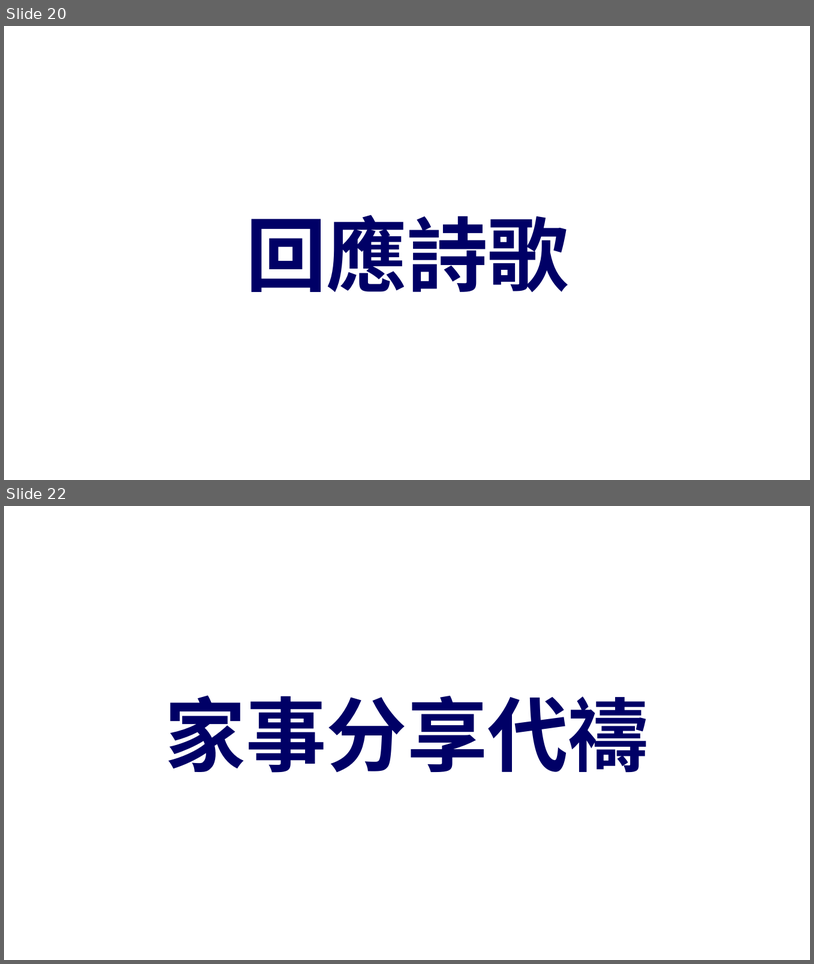
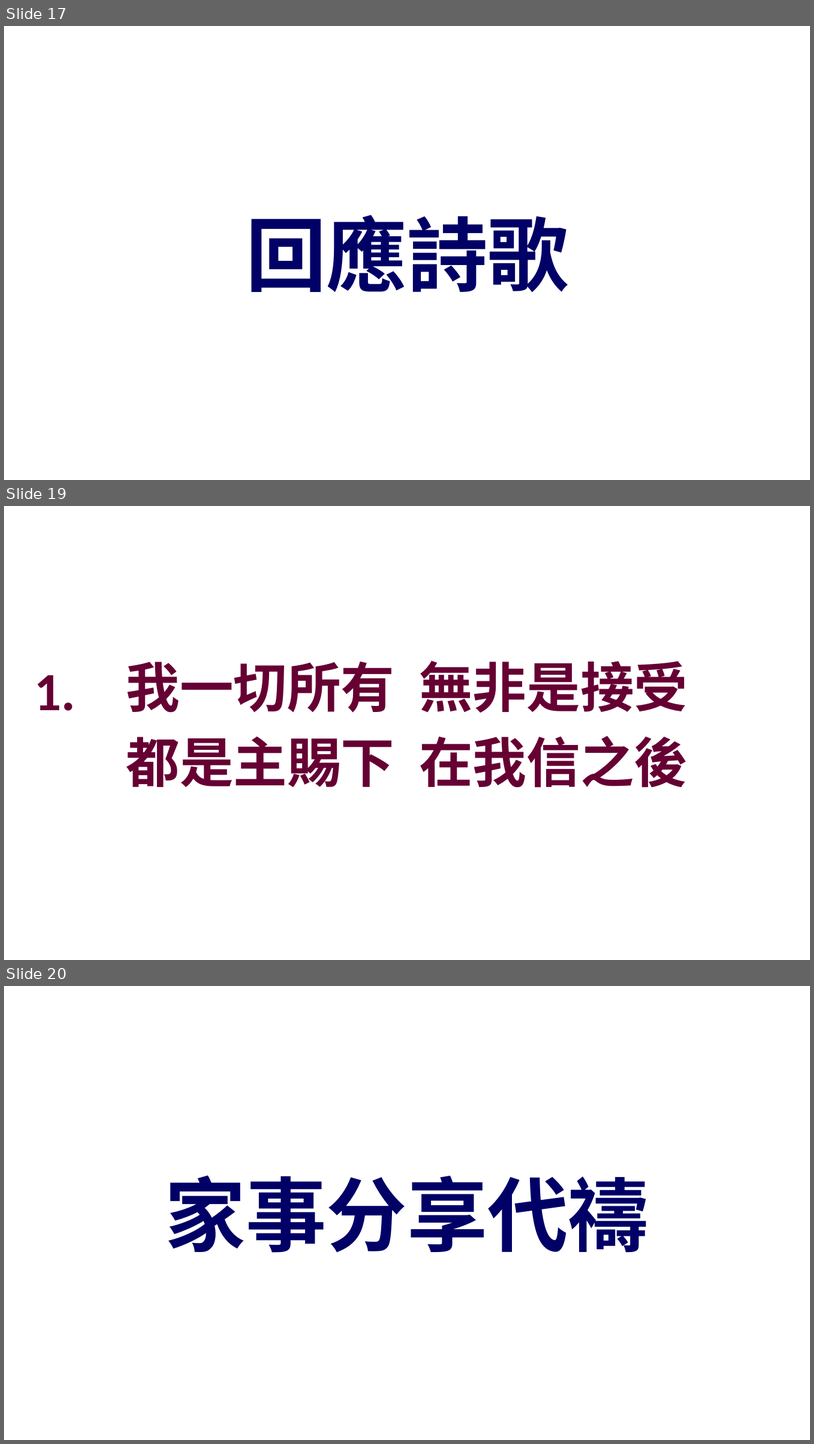
Before and after one commit to batisuoc/other-ppts, a slide deck: 崇拜流程_version02.pptx. Shown one above the other, each under a label of ours: slides 20 and 22 before the commit, slides 17, 19 and 20 after it; the slides between them are not shown. The pictures are 814x964 and 814x1444 pixels, drawn with LibreOffice and Linux fonts; fonts in the diff are those of the drawing; background and template pictures are left out. Boxes give left, top, right and bottom in pixels: in the first picture for what was removed or moved away, otherwise in the second. Text is boxed around its words. In the diff, an @@ line names an element or a change of style, - is before the commit and + after.

```diff
--- a/崇拜流程_version02.pptx
+++ b/崇拜流程_version02.pptx
@@ slide 19 added at [4,506,810,960], background picture (left out) @@
@@ text added at [126,661,688,787], 48 pt, text #660033, bold @@
+我一切所有 無非是接受
+都是主賜下 在我信之後
@@ text added at [34,675,75,711], 48 pt, text #660033, bold @@
+1.
@@ what was slide 20 is now slide 17 @@
@@ what was slide 22 is now slide 20 @@
```
Also in this commit, not shown: 1 other slide added, 4 slides removed, 1 other file.
